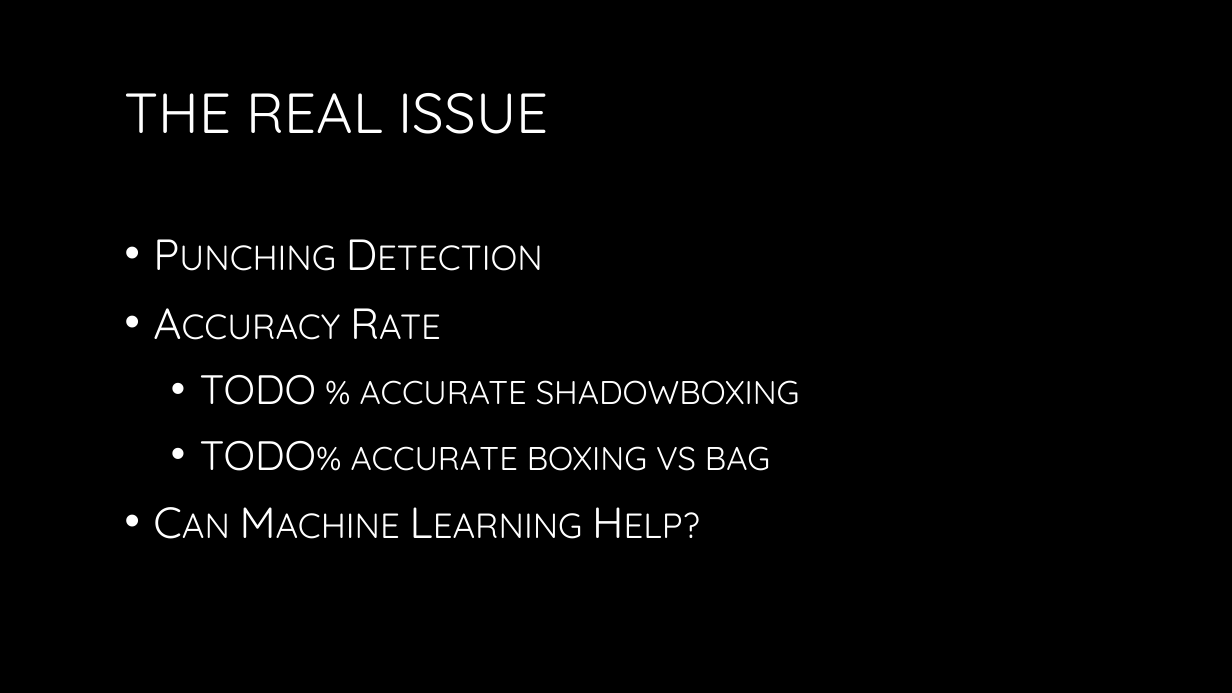
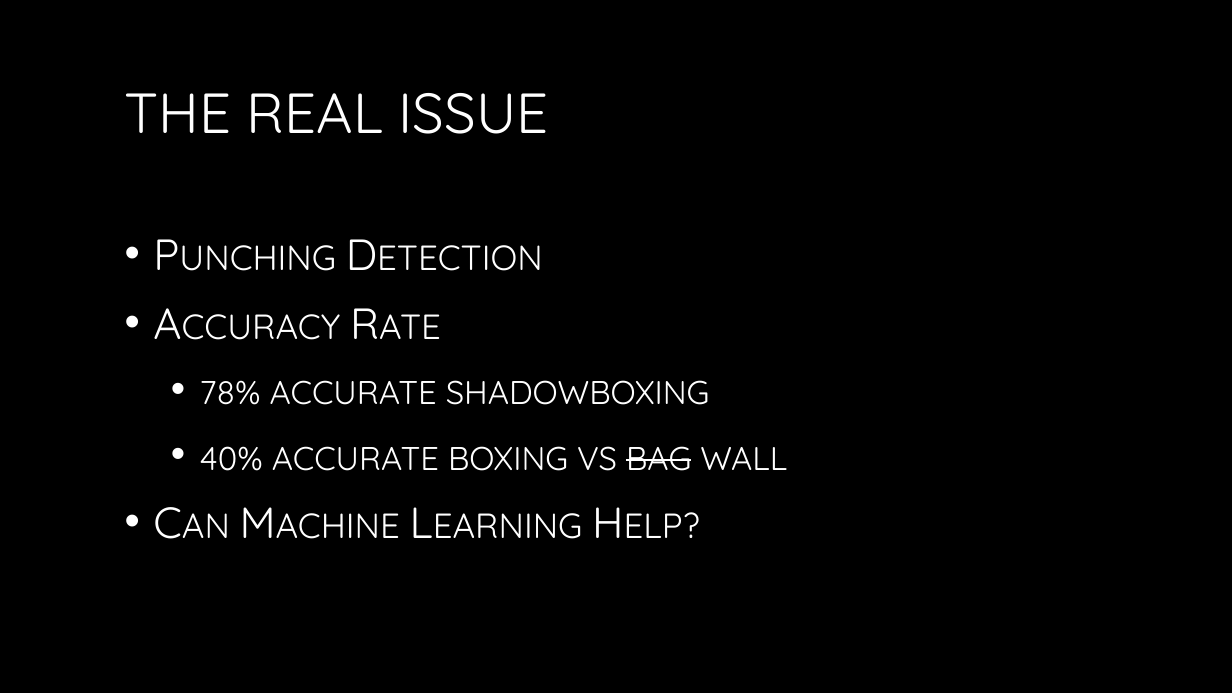
Before and after one commit to andrewdpham3/BoxingWearable, a slide deck: slide 10 of Boxing Wearable.pptx (slide 9 before the commit). Drawn at 1232x693 pixels with LibreOffice and Linux fonts; fonts in the diff are those of the drawing; background and template pictures are left out. Boxes give left, top, right and bottom in pixels: in the first picture for what was removed or moved away, otherwise in the second. Text is boxed around its words. In the diff, an @@ line names an element or a change of style, - is before the commit and + after.

```diff
--- a/Boxing Wearable.pptx
+++ b/Boxing Wearable.pptx
@@ text at bbox=[200, 380, 787, 471]: text changed @@
-  • TODO % accurate shadowboxing
-  • TODO% accurate boxing vs bag
+  • 78% accurate shadowboxing
+  • 40% accurate boxing vs bag wall
```
Also in this commit, not shown: 6 other slides changed, 2 slides added, 1 slide removed, 1 other file.
